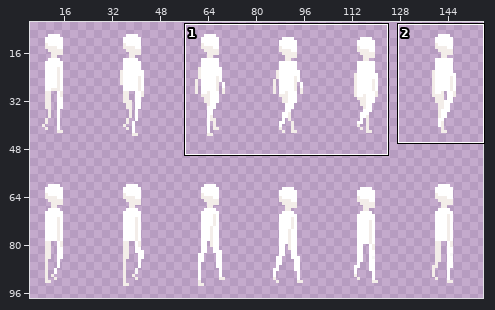
Two versions of one sprite sheet, Assets/Resources/Player/WalkAnimation/BackAngledWalk.png. Above, an overview of the earlier version with the close-up marked.
Close-up. Earlier state:
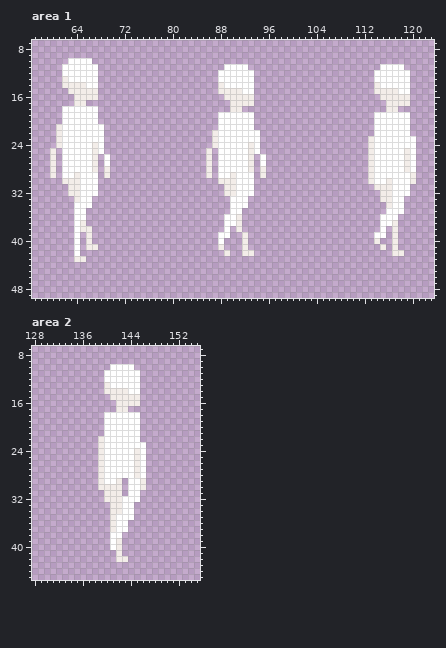
The file is 156x100 pixels. Pixels under 10% opacity are left out. Colours within 5 levels of each other are drawn and written as one. Shown: area 1: x 57..123, y 7..49; area 2: x 128..155, y 7..45. The wide view leaves out empty margins. The commit also changed other parts of the picture, which this record leaves out.
The result:
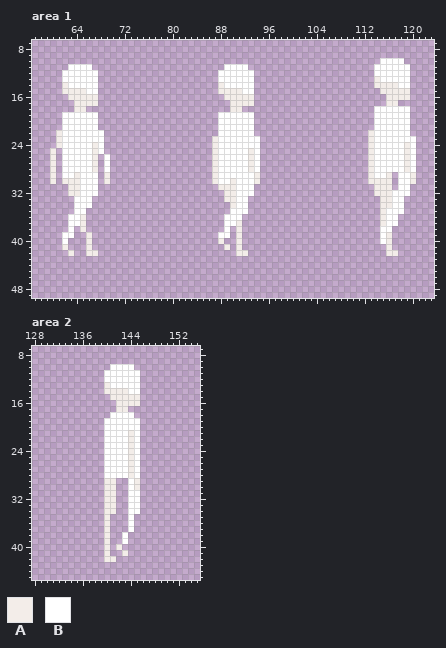
Palette (. is transparent): A #f3ede9  B #ffffff
Change:
Changed rows in their new state; - is an unchanged pixel.
Area 1:
first column x 60:
10 ---....------------------------------------------------BBBB-
11 --.----.----------------------------------------------B----B
13 --B---------------------------------------------------A-----
14 ---BBB-------------------------------------------------AAA--
15 --A---BB----------------------------------------------.---AA
16 ---A---------------------------------------------------.----
17 ------AA--------------------------------------------------..
18 --..AA..----------------------------------------------BBBBBB
21 -.------.---------------------------------------------------
22 ---------------------------.------.------------------A------
24 ---------------------------------B-------------------------A
25 --------------------------.A--------------------------------
26 --------------------------.A------B.------------------------
27 --------------------------.A------B.------------------------
28 ---------B----------------.A------B.------------------------
29 --------------------------.A--B---A.--------------------A.--
30 A--------A-----------------ABB----A-------------------AA-.--
31 ----------------------------A----------------------------.--
32 ------------------------------------------------------A-----
33 ----B------------------------AA-----------------------------
34 ------------------------------A------------------------A----
35 --------------------------------B----------------------A----
36 ---B-A-------------------------B-----------------------A----
37 ---B---------------------------------------------------A-B--
38 ---B.-.-------------------------------------------------B.--
39 --BB.--------------------------A.---------------------.-A.--
40 --B-.-----------------------A--A.---------------------.BA.--
41 --A-.--.--------------------.A-A.----------------------.A.--
42 ---A.-AA---------------------.-A-.----------------------A-.-
43 ----..------------------------------------------------------
Area 2:
first column x 139:
18 -.----.-
21 -----A--
22 .----A--
23 .----A-.
24 .----AB.
25 .----AB.
26 .----AB.
27 .----AB.
28 .----AB.
29 .AA.--A.
30 .--.--A.
31 ---.----
32 ---..---
33 -A-..-B-
34 -A-..-B-
35 -A...---
36 -A...B--
37 -A...B--
38 -A..B---
39 -A..B---
40 -A.-----
41 -A-.A---
42 -AA..---
